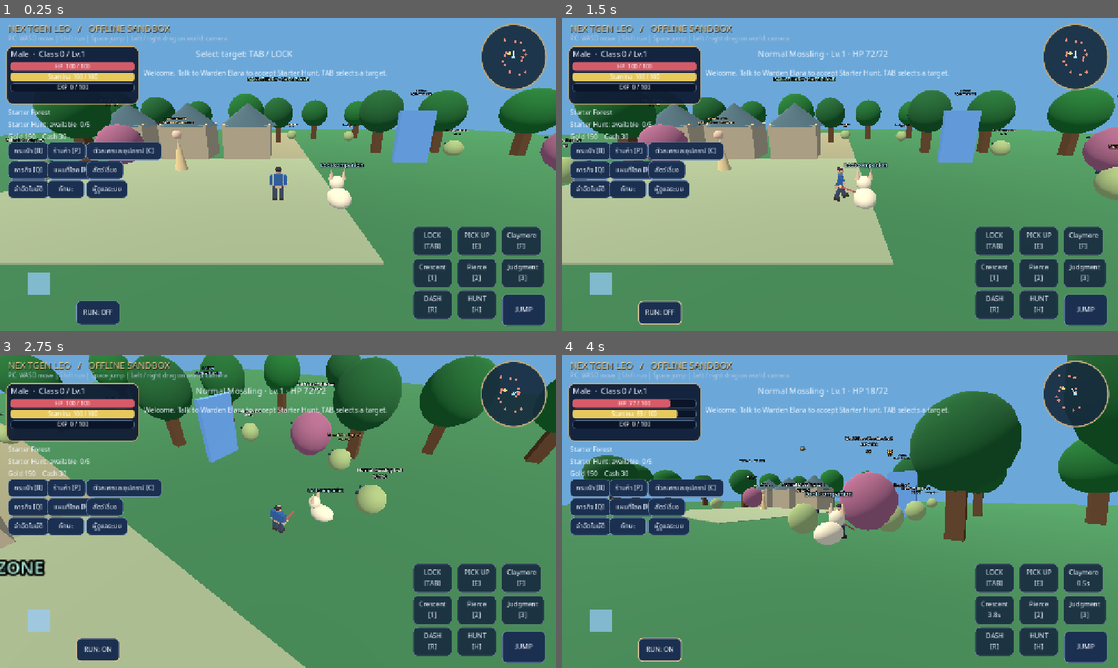
Above: before the commit, frames 1-4 (two rows, left to right).
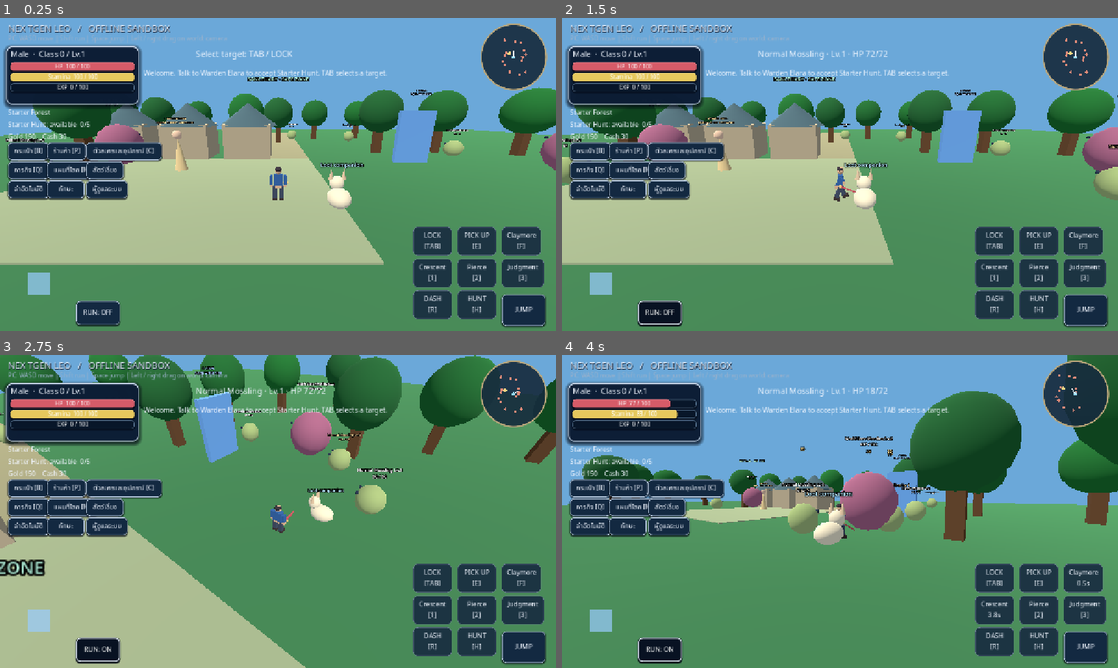
Above: after the commit, the same moments.

Repository: redfullmoon209-debug/NexTgenLeo
Game: Godot game, scene res://scenes/main.tscn
Two runs of this game, one before a commit and one after it. Both use one fixed random seed, a clock stepped at 60 frames per second and the inputs below.
Inputs (mouse positions are in pixels of both pictures, inside the frame that each line leads up to):
- Up to frame 1 (0.25 s): no input
- Up to frame 2 (1.5 s): click "JUMP" at 0.5 s; tap Enter at 1.25 s; move the mouse to (962, 158) at 1.27 s; hold D from 1.28 s (still down); tap Tab at 1.35 s; click (962, 158) at 1.42 s
- Up to frame 3 (2.75 s): tap Space at 1.52 s; release D at 2 s; drag from (166, 527) to (250, 574) at 2.02 s
- Up to frame 4 (4 s): move the mouse to (895, 442) at 2.77 s; hold D 2.78-3.5 s; tap 1 at 2.85 s; drag from (812, 574) to (673, 464) at 3.52 s

The runs differ from the first frame. In frame 1, 2.6% of the frame differs, in the area x 0-99%, y 2-100%; in frame 2, 3.1%; in frame 3, 3.1%; in frame 4, 3.2%.

Commit message:
Refresh all game UI with polished silver frame, glossy navy controls and layered shadows

Diff:
--- a/scripts/fantasy_ui_theme.gd
+++ b/scripts/fantasy_ui_theme.gd
@@ -1,13 +1,13 @@
 extends Node
 ## Non-destructive fantasy UI skin. Applies to runtime-generated controls
 ## without changing their signals, actions, inventory, or saved game data.
-const NAVY := Color("#101b32")
-const PANEL := Color("#152540")
-const EDGE := Color("#7894b8")
-const GOLD := Color("#f0cc84")
-const TEXT := Color("#f0f5ff")
-const MUTED := Color("#b5c5df")
-const BLUE := Color("#527fc3")
+const NAVY := Color("#091a32")
+const PANEL := Color("#142942")
+const EDGE := Color("#b4c6db")
+const GOLD := Color("#e0e9f5")
+const TEXT := Color("#f1f6ff")
+const MUTED := Color("#9bb1ca")
+const BLUE := Color("#628ecb")
 var _tick := 0.0
 var _normal: StyleBoxFlat
 var _hover: StyleBoxFlat
@@ -19,14 +19,17 @@
 var _progress_bg: StyleBoxFlat
 
 func _ready() -> void:
-	_normal = _box(Color("#1b3050"), EDGE, 10, 1)
-	_hover = _box(Color("#294d76"), GOLD, 10, 2)
-	_pressed = _box(Color("#365e8b"), GOLD, 10, 2)
-	_disabled = _box(Color("#1b2537"), Color("#475268"), 10, 1)
-	_focus = _box(Color.TRANSPARENT, GOLD, 10, 2)
-	_plate = _box(Color("#101c34f0"), Color("#c6a96d"), 14, 2)
+	_normal = _box(Color("#132941"), EDGE, 9, 1)
+	_hover = _box(Color("#29486b"), GOLD, 9, 2)
+	_pressed = _box(Color("#355879"), Color("#edf4fc"), 9, 2)
+	_disabled = _box(Color("#17273e"), Color("#586d87"), 9, 1)
+	_focus = _box(Color.TRANSPARENT, GOLD, 9, 2)
+	_plate = _box(Color("#0c1d35f7"), Color("#bfcee1"), 12, 2)
+	_plate.border_width_top = 3
+	_plate.shadow_size = 9
+	_plate.shadow_offset = Vector2(0, 4)
 	_input = _box(PANEL, EDGE, 8, 1)
-	_progress_bg = _box(Color("#0b1529"), Color("#49627f"), 6, 1)
+	_progress_bg = _box(Color("#081629"), Color("#526e8b"), 6, 1)
 	set_process(true)
 	call_deferred("_refresh")
 
@@ -35,7 +38,11 @@
 	s.bg_color = bg
 	s.border_color = border
 	s.set_border_width_all(thickness)
+	s.border_width_top = maxi(thickness, 2)
 	s.set_corner_radius_all(radius)
+	s.shadow_color = Color("#020712a8")
+	s.shadow_size = 3
+	s.shadow_offset = Vector2(0, 2)
 	s.content_margin_left = 10
 	s.content_margin_right = 10
 	s.content_margin_top = 6
@@ -79,7 +86,7 @@
 		b.add_theme_color_override("font_disabled_color", MUTED)
 		b.add_theme_font_size_override("font_size", 15)
 		if b.text.begins_with("ATK") or b.text.begins_with("1\n") or b.text.begins_with("2\n") or b.text.begins_with("3\n"):
-			var attack := _box(Color("#263960"), GOLD, 13, 2)
+			var attack := _box(Color("#263d5e"), GOLD, 13, 2)
 			b.add_theme_stylebox_override("normal", attack)
 	elif control is PanelContainer:
 		control.add_theme_stylebox_override("panel", _plate)
